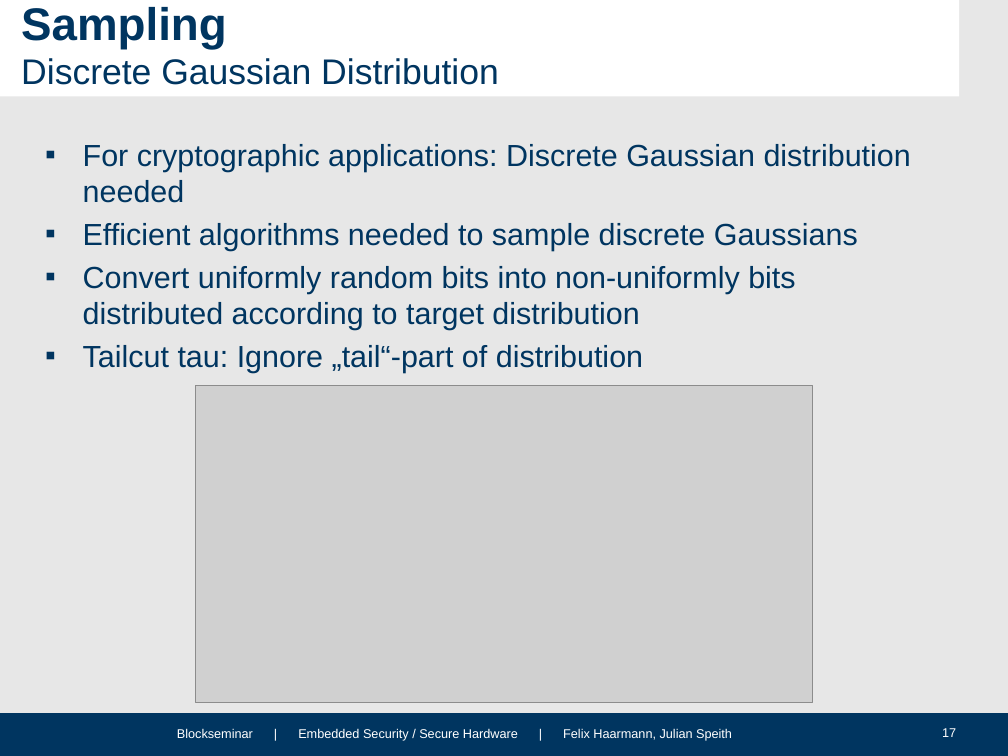
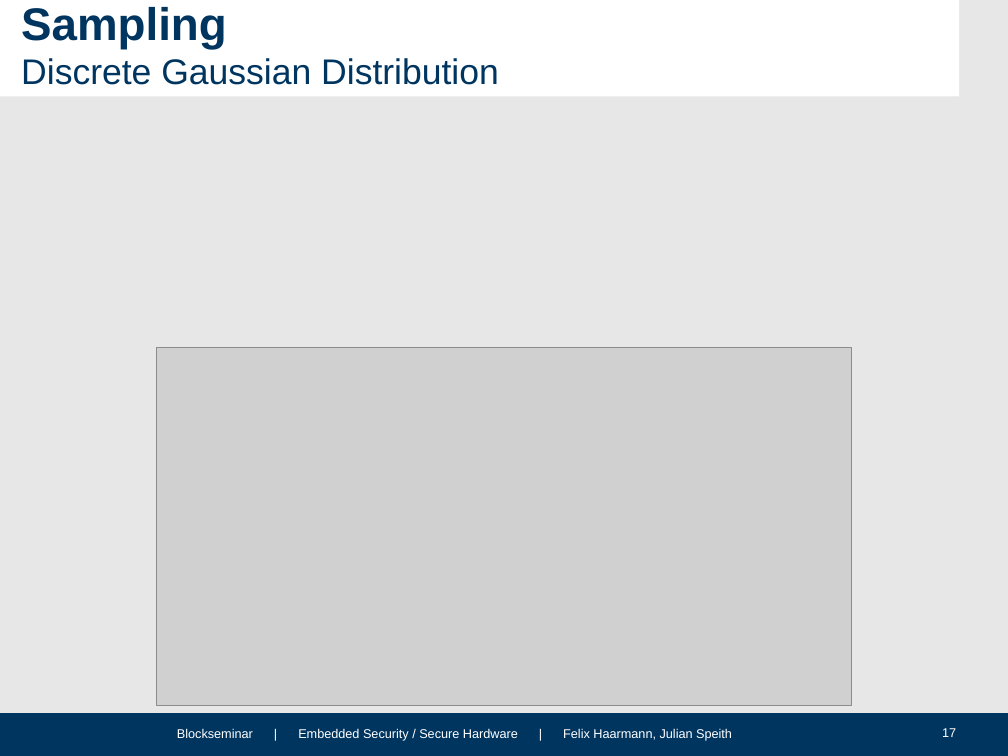
Before and after one commit to HFelixA/emsecseminar, a slide deck: slide 17 of presentation/Julian.pptx. Drawn at 1008x756 pixels with LibreOffice and Linux fonts; fonts in the diff are those of the drawing; grey boxes stand for pictures; background and template pictures are left out. Boxes give left, top, right and bottom in pixels: in the first picture for what was removed or moved away, otherwise in the second. Text is boxed around its words. In the diff, an @@ line names an element or a change of style, - is before the commit and + after.

```diff
--- a/presentation/Julian.pptx
+++ b/presentation/Julian.pptx
@@ text removed at box(83, 144, 911, 373) @@
-▪ For cryptographic applications: Discrete Gaussian distribution needed
-▪ Efficient algorithms needed to sample discrete Gaussians
-▪ Convert uniformly random bits into non-uniformly bits distributed according to target distribution
-▪ Tailcut tau: Ignore „tail“-part of distribution
@@ picture: place and size @@
-picture at box(195, 385, 813, 702)
+picture at box(156, 348, 853, 705)
```
Also in this commit, not shown: 5 other slides changed, 1 other file.
